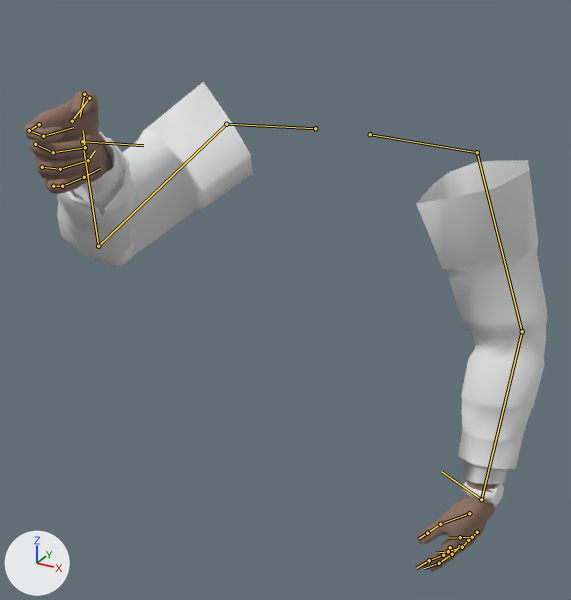
What one commit did to the FBX model Content/Assets/Arms/New Arms/SKM_JohnsArms.fbx.
Both versions are drawn from a camera (50 mm lens) standing at (0.556, -1.21, 0.014) and looking at (0.003, -0.203, -0.489). The lights are fixed; the arrows at lower left show +X, +Y and +Z. Both versions are drawn at frame 2 of the action 'Scene'; the numbers are the values there. The bones that bend it are drawn over the model as lines.

Names of what the first picture shows: 'JohnsArms'.
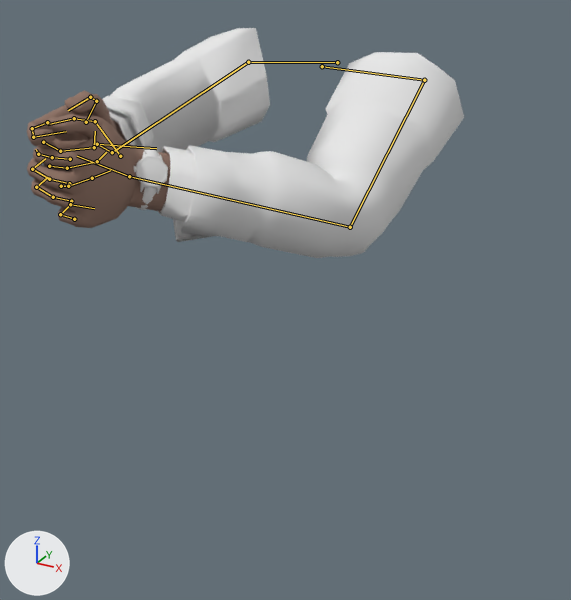
Location of each change, (x1, y1, x2, y2) in pixels of the pictures (571 x 600 px):
'JohnsArms', posed (17% narrower, 53% shorter)
    before: (24, 82, 548, 572)
    after: (27, 28, 464, 258)
bone 'L_Clavicle', root to tip
    before: (370, 134) to (477, 152)
    after: (322, 66) to (424, 80)
bone 'L_Upperarm', root to tip
    before: (477, 152) to (522, 331)
    after: (424, 80) to (350, 227)
bone 'L_Forearm', root to tip
    before: (522, 331) to (481, 499)
    after: (350, 227) to (129, 176)
bone 'L_Hand', root to tip
    before: (481, 499) to (441, 471)
    after: (129, 176) to (77, 156)
bone 'L_Index_01', root to tip
    before: (450, 547) to (443, 555)
    after: (70, 159) to (52, 157)
bone 'L_Index_02', root to tip
    before: (443, 555) to (429, 560)
    after: (52, 157) to (38, 154)
bone 'L_Index_03', root to tip
    before: (429, 560) to (416, 568)
    after: (38, 154) to (36, 149)
bone 'L_Middle_01', root to tip
    before: (459, 546) to (452, 554)
    after: (69, 183) to (49, 179)
bone 'L_Middle_02', root to tip
    before: (452, 554) to (439, 563)
    after: (49, 179) to (32, 169)
bone 'L_Middle_03', root to tip
    before: (439, 563) to (424, 568)
    after: (32, 169) to (45, 158)
bone 'L_Ring_01', root to tip
    before: (468, 540) to (462, 547)
    after: (71, 201) to (53, 197)
bone 'L_Ring_03', root to tip
    before: (448, 551) to (435, 553)
    after: (36, 187) to (48, 177)
bone 'L_Pinky_01', root to tip
    before: (477, 532) to (472, 537)
    after: (74, 219) to (60, 214)
bone 'L_Pinky_02', root to tip
    before: (472, 537) to (460, 537)
    after: (60, 214) to (70, 204)
bone 'L_Pinky_03', root to tip
    before: (460, 537) to (449, 538)
    after: (70, 204) to (94, 208)
bone 'L_Thumb_01', root to tip
    before: (469, 513) to (440, 524)
    after: (120, 156) to (95, 121)
bone 'L_Thumb_02', root to tip
    before: (440, 524) to (427, 533)
    after: (95, 121) to (74, 118)
bone 'R_Clavicle', root to tip
    before: (315, 128) to (226, 124)
    after: (337, 62) to (248, 62)
bone 'R_Upperarm', root to tip
    before: (226, 124) to (98, 246)
    after: (248, 62) to (112, 152)
bone 'R_Forearm', root to tip
    before: (98, 246) to (82, 141)
    after: (112, 152) to (97, 144)
bone 'R_Hand', root to tip
    before: (82, 141) to (143, 145)
    after: (97, 144) to (156, 148)
bone 'R_Index_01', root to tip
    before: (39, 124) to (29, 130)
    after: (47, 122) to (32, 128)
bone 'R_Thumb_01', root to tip
    before: (72, 121) to (89, 98)
    after: (86, 122) to (96, 101)
bone 'R_Thumb_02', root to tip
    before: (89, 98) to (84, 94)
    after: (96, 101) to (90, 97)
bone 'R_Thumb_03', root to tip
    before: (84, 94) to (80, 116)
    after: (90, 97) to (68, 110)

What the commit changed:
Bone 'L_Clavicle' (bone_l_clavicle) moves from (0.0, 0.0, 0.0) to (-0.094, -0.105, -0.02).
Bone 'L_Upperarm' (bone_l_upperarm) turns from (-9, 14, -75) to (67, 17, -60) degrees about its own x, y and z.
Bone 'L_Forearm' (bone_l_forearm) turns from (26, 2, -8) to (51, 7, -15) degrees about its own x, y and z.
Bone 'L_Hand' (bone_l_hand) turns from (-2, -8, -16) to (24, -26, 31) degrees about its own x, y and z.
Bone 'L_Index_01' (bone_l_index_01) turns from (-9, -2, -10) to (-12, -8, -65) degrees about its own x, y and z.
Bone 'L_Index_02' (bone_l_index_02) turns from (0, 0, -21) to (0, -2, -39) degrees about its own x, y and z.
Bone 'L_Index_03' (bone_l_index_03) turns from (0, 0, 0) to (0, 0, -27) degrees about its own x, y and z.
Bone 'L_Middle_01' (bone_l_middle_01) turns from (-1, 2, -12) to (-3, 0, -74) degrees about its own x, y and z.
Bone 'L_Middle_02' (bone_l_middle_02) turns from (0, 0, -10) to (0, 0, -27) degrees about its own x, y and z.
Bone 'L_Middle_03' (bone_l_middle_03) turns from (0, 0, 0) to (0, 0, -40) degrees about its own x, y and z.
Bone 'L_Ring_01' (bone_l_ring_01) moves from (0.0, 0.0, 0.0) to (0.0, 0.0, 0.006).
Bone 'L_Ring_01' (bone_l_ring_01) turns from (-1, 3, -12) to (-4, 0, -77) degrees about its own x, y and z.
Bone 'L_Ring_03' (bone_l_ring_03) turns from (0, 0, 0) to (0, 0, -47) degrees about its own x, y and z.
Bone 'L_Pinky_01' (bone_l_pinky_01) moves from (-0.003, -0.001, 0.0) to (-0.002, -0.002, 0.008).
Bone 'L_Pinky_01' (bone_l_pinky_01) turns from (4, 7, -13) to (6, 7, -72) degrees about its own x, y and z.
Bone 'L_Pinky_02' (bone_l_pinky_02) turns from (0, 0, -29) to (0, 0, -79) degrees about its own x, y and z.
Bone 'L_Pinky_03' (bone_l_pinky_03) turns from (0, 0, 0) to (0, 0, -99) degrees about its own x, y and z.
Bone 'L_Thumb_01' (bone_l_thumb_01) turns from (-11, 8, -4) to (0, 0, 13) degrees about its own x, y and z.
Bone 'L_Thumb_02' (bone_l_thumb_02) turns from (-17, 8, -13) to (-29, 14, 0) degrees about its own x, y and z.
Bone 'R_Clavicle' (bone_r_clavicle) moves from (0.0, 0.0, 0.0) to (0.1, -0.006, -0.08).
Bone 'R_Upperarm' (bone_r_upperarm) turns from (66, 18, 108) to (69, 8, 84) degrees about its own x, y and z.
Bone 'R_Forearm' (bone_r_forearm) turns from (37, -19, 66) to (26, -7, 47) degrees about its own x, y and z.
Bone 'R_Hand' (bone_r_hand) turns from (-30, 29, -38) to (-2, 7, -28) degrees about its own x, y and z.
Bone 'R_Index_01' (bone_r_index_01) turns from (-23, -6, -1) to (-27, -15, -17) degrees about its own x, y and z.
Bone 'R_Thumb_01' (bone_r_thumb_01) turns from (3, -3, 17) to (-6, 0, 13) degrees about its own x, y and z.
Bone 'R_Thumb_02' (bone_r_thumb_02) turns from (-28, -15, -5) to (-27, -48, 15) degrees about its own x, y and z.
Bone 'R_Thumb_03' (bone_r_thumb_03) turns from (-39, 17, 12) to (-45, 17, 2) degrees about its own x, y and z.
